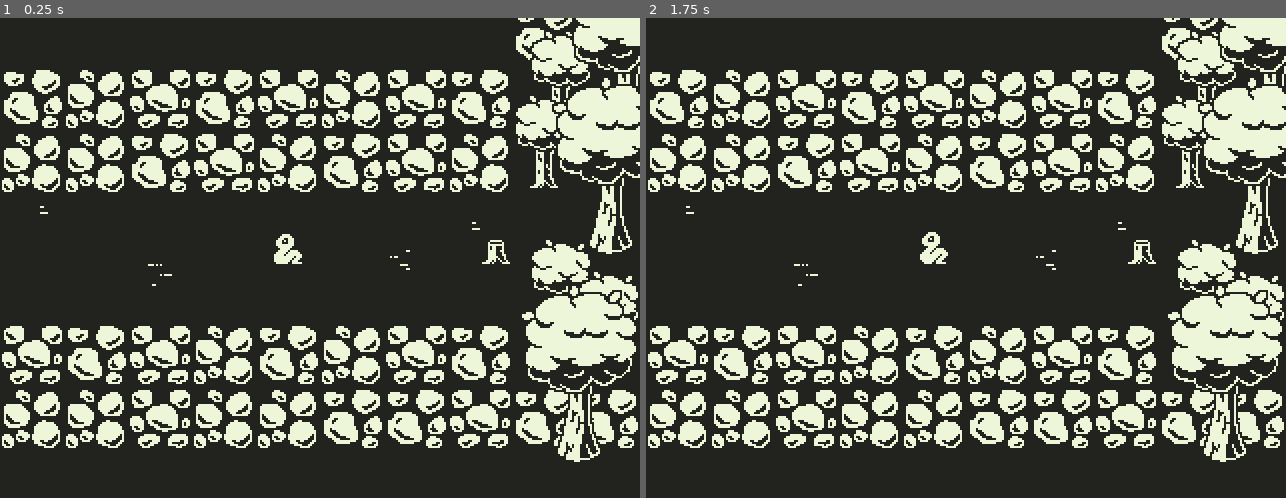
Above: before the commit, frames 1-2 (left to right).
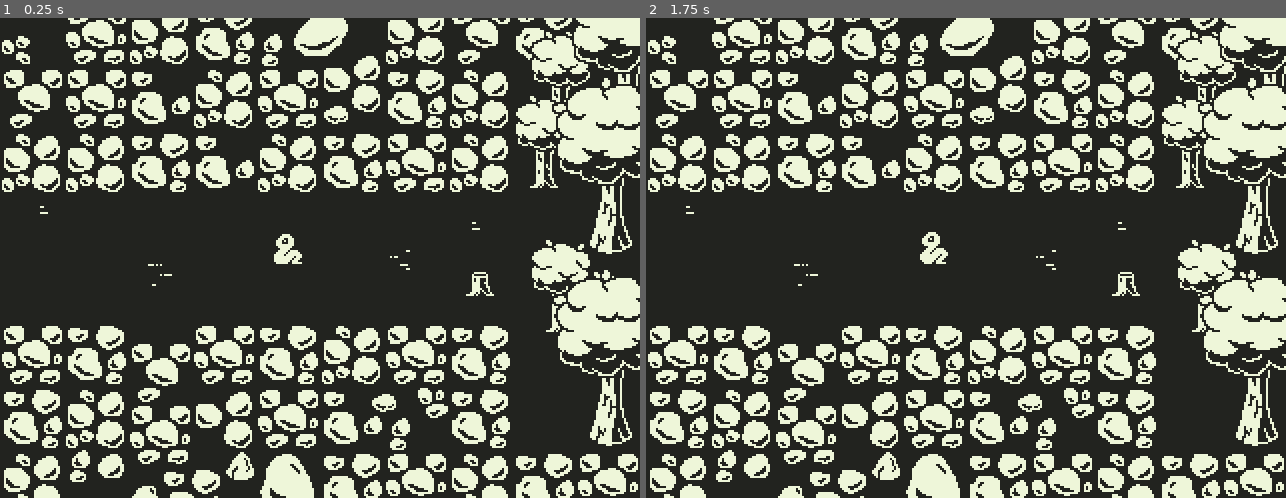
Above: after the commit, the same moments.

Repository: dweckerly/1bit
Game: Godot game, scene res://scenes/world/area-2.tscn
Two runs of this game, one before a commit and one after it. Both use one fixed random seed, a clock stepped at 60 frames per second and the inputs below. This scene is started directly instead of the project's main scene.
Inputs:
- Up to frame 1 (0.25 s): no input
- Up to frame 2 (1.75 s): tap Enter (ui_accept) at 0.5, 0.77, 1.52 s; hold Right (ui_right) 0.53-1.28 s; hold Down (ui_down) from 1.28 s (still down)

The runs differ from the first frame. In frame 1, 18% of the frame differs, in the area x 0-100%, y 0-100%; in frame 2, 18%.

Commit message:
new rock, area redesign

Diff:
--- /dev/null
+++ b/scenes/environment/rocks/rock-big-0.tscn
@@ -0,0 +1,18 @@
+[gd_scene load_steps=3 format=2]
+
+[ext_resource path="res://art/environment/rocks/rock-big-0.png" type="Texture" id=1]
+
+[sub_resource type="CapsuleShape2D" id=1]
+radius = 9.99998
+height = 8.0
+
+[node name="rock-big-0" type="StaticBody2D"]
+
+[node name="Sprite" type="Sprite" parent="."]
+position = Vector2( 0, -5 )
+texture = ExtResource( 1 )
+
+[node name="CollisionShape2D" type="CollisionShape2D" parent="."]
+position = Vector2( 0, -2 )
+rotation = 1.5708
+shape = SubResource( 1 )
--- a/scenes/world/area-1.tscn
+++ b/scenes/world/area-1.tscn
@@ -23,6 +23,7 @@
 [ext_resource path="res://scenes/environment/rocks/rock-cluster-small-2.tscn" type="PackedScene" id=21]
 [ext_resource path="res://scenes/environment/rocks/rock-cluster-small-0.tscn" type="PackedScene" id=22]
 [ext_resource path="res://scenes/environment/rocks/rock-cluster-2.tscn" type="PackedScene" id=23]
+[ext_resource path="res://art/environment/ground/dirt-1.png" type="Texture" id=24]
 
 [node name="YSort" type="YSort"]
 
@@ -33,7 +34,7 @@
 texture = ExtResource( 10 )
 
 [node name="Dirt-3" type="Sprite" parent="dirt"]
-position = Vector2( 72, 72 )
+position = Vector2( 152, 48 )
 texture = ExtResource( 13 )
 
 [node name="Dirt-4" type="Sprite" parent="dirt"]
@@ -51,6 +52,10 @@
 [node name="Dirt-2" type="Sprite" parent="dirt"]
 position = Vector2( 272, 48 )
 texture = ExtResource( 16 )
+
+[node name="Dirt-1" type="Sprite" parent="dirt"]
+position = Vector2( 64, 80 )
+texture = ExtResource( 24 )
 
 [node name="rock wall" type="Node2D" parent="."]
 
@@ -175,7 +180,7 @@
 position = Vector2( 248, 32 )
 
 [node name="hood-0" parent="." instance=ExtResource( 5 )]
-position = Vector2( 256, 96 )
+position = Vector2( 272, 120 )
 __meta__ = {
 "_edit_group_": true
 }
--- a/scenes/world/area-2.tscn
+++ b/scenes/world/area-2.tscn
@@ -12,6 +12,23 @@
 [ext_resource path="res://scenes/environment/trees/tree-1.tscn" type="PackedScene" id=10]
 [ext_resource path="res://scenes/characters/snek.tscn" type="PackedScene" id=11]
 [ext_resource path="res://scenes/world/Portals/Portal-Vertical-long.tscn" type="PackedScene" id=12]
+[ext_resource path="res://art/environment/rocks/rock-wall-2.png" type="Texture" id=13]
+[ext_resource path="res://art/environment/rocks/rock-wall-0.png" type="Texture" id=14]
+[ext_resource path="res://art/environment/rocks/rock-wall-1.png" type="Texture" id=15]
+[ext_resource path="res://art/environment/rocks/rock-cluster-small-2.png" type="Texture" id=16]
+[ext_resource path="res://art/environment/rocks/rock-cluster-2.png" type="Texture" id=17]
+[ext_resource path="res://art/environment/rocks/rock-cluster-small-0.png" type="Texture" id=18]
+[ext_resource path="res://art/environment/rocks/rock-cluster-small-1.png" type="Texture" id=19]
+[ext_resource path="res://art/environment/rocks/rock-cluster-1.png" type="Texture" id=20]
+[ext_resource path="res://art/environment/rocks/rock-big-1.png" type="Texture" id=21]
+[ext_resource path="res://art/environment/rocks/rock-cluster-0.png" type="Texture" id=22]
+[ext_resource path="res://art/environment/rocks/rock-0.png" type="Texture" id=23]
+[ext_resource path="res://art/environment/rocks/rock-1.png" type="Texture" id=24]
+[ext_resource path="res://art/environment/rocks/rock-2.png" type="Texture" id=25]
+[ext_resource path="res://art/environment/rocks/rock-3.png" type="Texture" id=26]
+[ext_resource path="res://art/environment/rocks/rock-big-0.png" type="Texture" id=27]
+[ext_resource path="res://scenes/environment/rocks/rock-cluster-0.tscn" type="PackedScene" id=28]
+[ext_resource path="res://scenes/environment/rocks/rock-cluster-2.tscn" type="PackedScene" id=29]
 
 [node name="YSort" type="YSort"]
 
@@ -35,23 +52,17 @@
 
 [node name="rock wall" type="Node2D" parent="."]
 
-[node name="rock-wall-0" parent="rock wall" instance=ExtResource( 1 )]
-position = Vector2( 16, 40 )
-
 [node name="rock-wall-1" parent="rock wall" instance=ExtResource( 3 )]
 position = Vector2( 16, 72 )
 
 [node name="rock-wall-2" parent="rock wall" instance=ExtResource( 4 )]
 position = Vector2( 16, 168 )
 
-[node name="rock-wall-3" parent="rock wall" instance=ExtResource( 3 )]
-position = Vector2( 16, 200 )
-
 [node name="rock-wall-4" parent="rock wall" instance=ExtResource( 1 )]
 position = Vector2( 48, 168 )
 
 [node name="rock-wall-5" parent="rock wall" instance=ExtResource( 4 )]
-position = Vector2( 80, 168 )
+position = Vector2( 112, 168 )
 
 [node name="rock-wall-6" parent="rock wall" instance=ExtResource( 3 )]
 position = Vector2( 48, 72 )
@@ -59,30 +70,6 @@
 [node name="rock-wall-7" parent="rock wall" instance=ExtResource( 1 )]
 position = Vector2( 80, 72 )
 
-[node name="rock-wall-8" parent="rock wall" instance=ExtResource( 4 )]
-position = Vector2( 112, 72 )
-
-[node name="rock-wall-9" parent="rock wall" instance=ExtResource( 3 )]
-position = Vector2( 112, 168 )
-
-[node name="rock-wall-10" parent="rock wall" instance=ExtResource( 3 )]
-position = Vector2( 48, 40 )
-
-[node name="rock-wall-11" parent="rock wall" instance=ExtResource( 4 )]
-position = Vector2( 80, 40 )
-
-[node name="rock-wall-12" parent="rock wall" instance=ExtResource( 1 )]
-position = Vector2( 112, 40 )
-
-[node name="rock-wall-13" parent="rock wall" instance=ExtResource( 3 )]
-position = Vector2( 48, 200 )
-
-[node name="rock-wall-14" parent="rock wall" instance=ExtResource( 4 )]
-position = Vector2( 80, 200 )
-
-[node name="rock-wall-15" parent="rock wall" instance=ExtResource( 3 )]
-position = Vector2( 112, 200 )
-
 [node name="rock-wall-16" parent="rock wall" instance=ExtResource( 1 )]
 position = Vector2( 144, 168 )
 
@@ -92,56 +79,181 @@
 [node name="rock-wall-18" parent="rock wall" instance=ExtResource( 4 )]
 position = Vector2( 208, 168 )
 
-[node name="rock-wall-19" parent="rock wall" instance=ExtResource( 4 )]
-position = Vector2( 144, 40 )
-
 [node name="rock-wall-20" parent="rock wall" instance=ExtResource( 3 )]
 position = Vector2( 144, 72 )
 
 [node name="rock-wall-21" parent="rock wall" instance=ExtResource( 1 )]
 position = Vector2( 176, 72 )
 
-[node name="rock-wall-22" parent="rock wall" instance=ExtResource( 3 )]
-position = Vector2( 176, 40 )
-
-[node name="rock-wall-23" parent="rock wall" instance=ExtResource( 1 )]
-position = Vector2( 176, 200 )
-
-[node name="rock-wall-24" parent="rock wall" instance=ExtResource( 3 )]
-position = Vector2( 144, 200 )
-
 [node name="rock-wall-25" parent="rock wall" instance=ExtResource( 4 )]
 position = Vector2( 208, 72 )
 
-[node name="rock-wall-26" parent="rock wall" instance=ExtResource( 1 )]
-position = Vector2( 208, 200 )
-
-[node name="rock-wall-27" parent="rock wall" instance=ExtResource( 4 )]
-position = Vector2( 240, 200 )
-
 [node name="rock-wall-28" parent="rock wall" instance=ExtResource( 1 )]
 position = Vector2( 240, 168 )
 
 [node name="rock-wall-29" parent="rock wall" instance=ExtResource( 3 )]
 position = Vector2( 240, 72 )
 
-[node name="rock-wall-30" parent="rock wall" instance=ExtResource( 4 )]
-position = Vector2( 208, 40 )
-
-[node name="rock-wall-31" parent="rock wall" instance=ExtResource( 1 )]
-position = Vector2( 240, 40 )
-
 [node name="rock-wall-32" parent="rock wall" instance=ExtResource( 1 )]
 position = Vector2( 272, 8 )
 
 [node name="rock-wall-33" parent="rock wall" instance=ExtResource( 1 )]
-position = Vector2( 304, -16 )
+position = Vector2( 304, 8 )
 
 [node name="rock-wall-34" parent="rock wall" instance=ExtResource( 1 )]
-position = Vector2( 272, 200 )
+position = Vector2( 240, 200 )
 
 [node name="rock-wall-35" parent="rock wall" instance=ExtResource( 1 )]
-position = Vector2( 304, 200 )
+position = Vector2( 272, 232 )
+
+[node name="Rock-1" type="Sprite" parent="rock wall"]
+position = Vector2( 120, 224 )
+texture = ExtResource( 24 )
+
+[node name="Rock-2" type="Sprite" parent="rock wall"]
+position = Vector2( 192, 192 )
+texture = ExtResource( 25 )
+
+[node name="Rock-3" type="Sprite" parent="rock wall"]
+position = Vector2( 56, 224 )
+texture = ExtResource( 26 )
+
+[node name="Rock-4" type="Sprite" parent="rock wall"]
+position = Vector2( 168, 48 )
+texture = ExtResource( 25 )
+
+[node name="Rock-cluster-2" type="Sprite" parent="rock wall"]
+position = Vector2( 16, 40 )
+texture = ExtResource( 17 )
+
+[node name="Rock-wall-1" type="Sprite" parent="rock wall"]
+position = Vector2( 112, 40 )
+texture = ExtResource( 15 )
+
+[node name="Rock-wall-2" type="Sprite" parent="rock wall"]
+position = Vector2( 144, 40 )
+texture = ExtResource( 13 )
+
+[node name="Rock-cluster-small-2" type="Sprite" parent="rock wall"]
+position = Vector2( 8, 16 )
+texture = ExtResource( 16 )
+
+[node name="Rock-wall-0" type="Sprite" parent="rock wall"]
+position = Vector2( 16, 200 )
+texture = ExtResource( 14 )
+
+[node name="Rock-wall-3" type="Sprite" parent="rock wall"]
+position = Vector2( 48, 200 )
+texture = ExtResource( 15 )
+
+[node name="Rock-wall-4" type="Sprite" parent="rock wall"]
+position = Vector2( 80, 208 )
+texture = ExtResource( 13 )
+
+[node name="Rock-wall-5" type="Sprite" parent="rock wall"]
+position = Vector2( 48, 40 )
+texture = ExtResource( 13 )
+
+[node name="Rock-cluster-0" type="Sprite" parent="rock wall"]
+position = Vector2( 80, 40 )
+texture = ExtResource( 22 )
+
+[node name="Rock-wall-6" type="Sprite" parent="rock wall"]
+position = Vector2( 80, 8 )
+texture = ExtResource( 15 )
+
+[node name="Rock-wall-7" type="Sprite" parent="rock wall"]
+position = Vector2( 48, 8 )
+texture = ExtResource( 13 )
+
+[node name="Rock-wall-8" type="Sprite" parent="rock wall"]
+position = Vector2( 112, 8 )
+texture = ExtResource( 14 )
+
+[node name="Rock-cluster-1" type="Sprite" parent="rock wall"]
+position = Vector2( 176, 32 )
+texture = ExtResource( 20 )
+
+[node name="Rock-wall-9" type="Sprite" parent="rock wall"]
+position = Vector2( 208, 40 )
+texture = ExtResource( 14 )
+
+[node name="Rock-cluster-3" type="Sprite" parent="rock wall"]
+position = Vector2( 240, 8 )
+texture = ExtResource( 17 )
+
+[node name="Rock-wall-10" type="Sprite" parent="rock wall"]
+position = Vector2( 208, 8 )
+texture = ExtResource( 15 )
+
+[node name="rock-wall-3" parent="rock wall" instance=ExtResource( 4 )]
+position = Vector2( 304, 232 )
+
+[node name="rock-wall-10" parent="rock wall" instance=ExtResource( 3 )]
+position = Vector2( 240, 40 )
+
+[node name="Rock-cluster-small-0" type="Sprite" parent="rock wall"]
+position = Vector2( 136, 16 )
+texture = ExtResource( 18 )
+
+[node name="Rock-cluster-4" type="Sprite" parent="rock wall"]
+position = Vector2( 112, 200 )
+texture = ExtResource( 20 )
+
+[node name="Rock-wall-11" type="Sprite" parent="rock wall"]
+position = Vector2( 144, 200 )
+texture = ExtResource( 13 )
+
+[node name="Rock-cluster-5" type="Sprite" parent="rock wall"]
+position = Vector2( 176, 200 )
+texture = ExtResource( 22 )
+
+[node name="Rock-cluster-small-1" type="Sprite" parent="rock wall"]
+position = Vector2( 216, 192 )
+texture = ExtResource( 19 )
+
+[node name="Rock-cluster-small-3" type="Sprite" parent="rock wall"]
+position = Vector2( 200, 208 )
+texture = ExtResource( 18 )
+
+[node name="Rock-wall-12" type="Sprite" parent="rock wall"]
+position = Vector2( 240, 232 )
+texture = ExtResource( 15 )
+
+[node name="Rock-wall-13" type="Sprite" parent="rock wall"]
+position = Vector2( 208, 232 )
+texture = ExtResource( 13 )
+
+[node name="Rock-wall-14" type="Sprite" parent="rock wall"]
+position = Vector2( 176, 232 )
+texture = ExtResource( 14 )
+
+[node name="Rock-wall-15" type="Sprite" parent="rock wall"]
+position = Vector2( 16, 232 )
+texture = ExtResource( 15 )
+
+[node name="Rock-cluster-small-4" type="Sprite" parent="rock wall"]
+position = Vector2( 40, 224 )
+texture = ExtResource( 18 )
+
+[node name="Rock-wall-16" type="Sprite" parent="rock wall"]
+position = Vector2( 96, 240 )
+texture = ExtResource( 14 )
+
+[node name="Rock-big-2" type="Sprite" parent="rock wall"]
+position = Vector2( 144, 232 )
+texture = ExtResource( 21 )
+
+[node name="Rock-0" type="Sprite" parent="rock wall"]
+position = Vector2( 72, 240 )
+texture = ExtResource( 23 )
+
+[node name="Rock-big-0" type="Sprite" parent="rock wall"]
+position = Vector2( 160, 8 )
+texture = ExtResource( 27 )
+
+[node name="rock-cluster-2" parent="rock wall" instance=ExtResource( 29 )]
+position = Vector2( 80, 176 )
 
 [node name="2-West" parent="." instance=ExtResource( 2 )]
 position = Vector2( -8, 120 )
@@ -162,16 +274,19 @@
 position = Vector2( 304, 168 )
 
 [node name="tree-6" parent="." instance=ExtResource( 9 )]
-position = Vector2( 288, 216 )
+position = Vector2( 304, 208 )
 
 [node name="tree-7" parent="." instance=ExtResource( 10 )]
 position = Vector2( 280, 48 )
 
 [node name="stump-0" parent="." instance=ExtResource( 6 )]
-position = Vector2( 248, 120 )
+position = Vector2( 240, 136 )
 
 [node name="2-East" parent="." instance=ExtResource( 12 )]
-position = Vector2( 328, 80 )
+position = Vector2( 328, 112 )
 
 [node name="snek" parent="." instance=ExtResource( 11 )]
 position = Vector2( 144, 120 )
+
+[node name="rock-cluster-0" parent="." instance=ExtResource( 28 )]
+position = Vector2( 112, 80 )
Binary file added: art/environment/rocks/rock-big-0.png
Not shown, added: art/environment/rocks/rock-big-0.png.import
Not shown: 1 places in scenes/world/area-1.tscn that only renumber resources
Not shown: 1 places in scenes/world/area-2.tscn that only renumber resources
